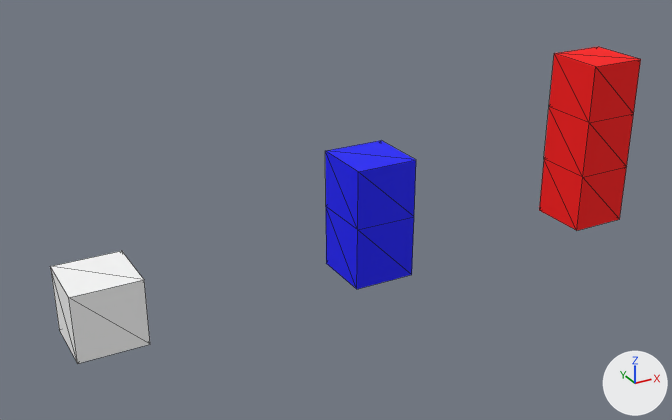
An edit to the FBX model FbxModel/cubes.fbx, drawn before and after from the same camera.
The view is the same before and after, from a 50 mm lens placed at (-0.0985, -0.1658, 0.0924), pointed at (-0.0143, -0.0127, 0.0158). The axes (+X, +Y, +Z) are drawn at lower right. The lights are the same throughout. Mesh edges are drawn as thin lines. Where no turn or scale is listed for an object, it has been applied to the vertices.
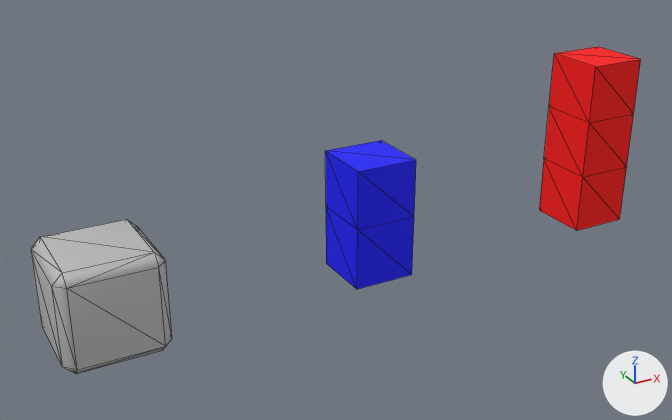
The edits, one by one:
Material 'phong4' (mat_phong4) is new.
Its base color is (0.5, 0.5, 0.5) (grey #bcbcbc).
Its roughness is 0.553.
me_mesh is used by ob_pcube1; location (-0.0611, 0.0, 0.0); rotation (1.571, 0.0, 0.0), in degrees (90, 0, 0); scale (0.0146, 0.0146, 0.0146).
me_mesh had 8 vertices, 12 faces and spanned x -0.5..0.5, y -0.5..0.5, z -0.5..0.5.
me_mesh no longer uses material mat_lambert1 (white #ffffff).
me_mesh now has 24 vertices, 44 faces and spans x -2.247..2.247, y -2.247..2.247, z -2.247..2.247.
me_mesh part 1: the whole mesh is rebuilt.
me_mesh part 2: the surface is now shaded smooth.
me_mesh now uses material mat_phong4 (grey #bcbcbc).
Object 'pCube1' (ob_pcube1) moves from (-0.0611, 0.0, 0.0) to (-0.0595, 0.0045, 0.0).
Object 'pCube1' (ob_pcube1) is rescaled from (0.0146, 0.0146, 0.0146) to (0.005, 0.005, 0.005).

Location of each change, [x1, y1, x2, y2] in pixels of the pictures (672 x 420 px):
'pCube1', reshaped, moved, rescaled (41% wider, 37% taller)
    before: [50, 251, 150, 364]
    after: [31, 219, 172, 374]
part 1 of me_mesh, built on
    before: [50, 251, 150, 364]
    after: [31, 219, 172, 374]
